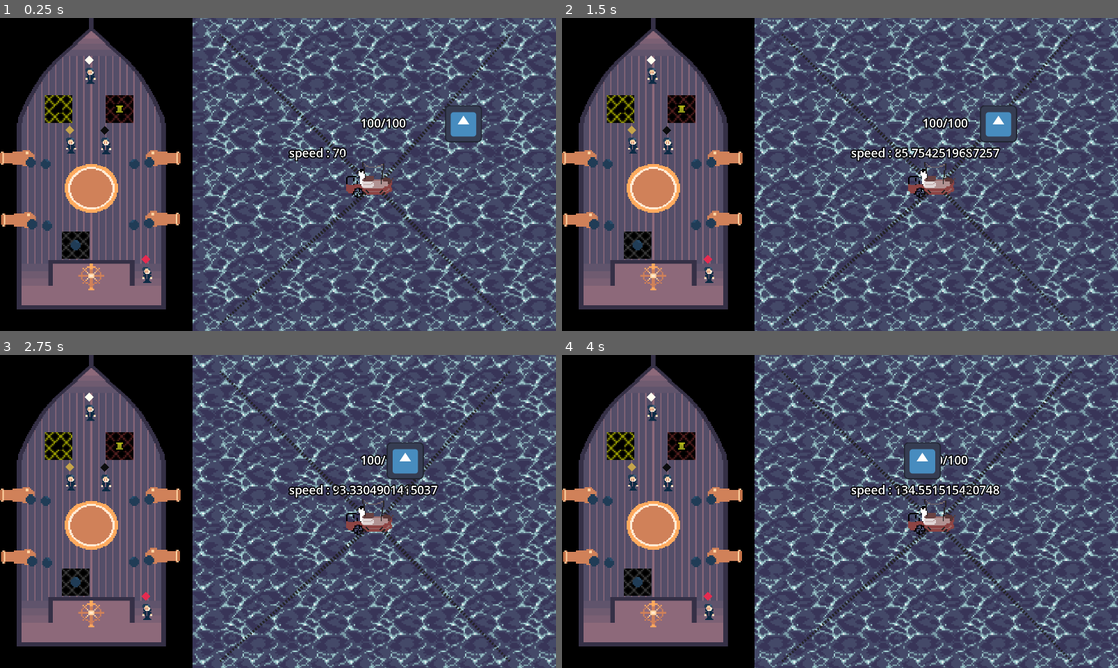
Above: before the commit, frames 1-4 (two rows, left to right).
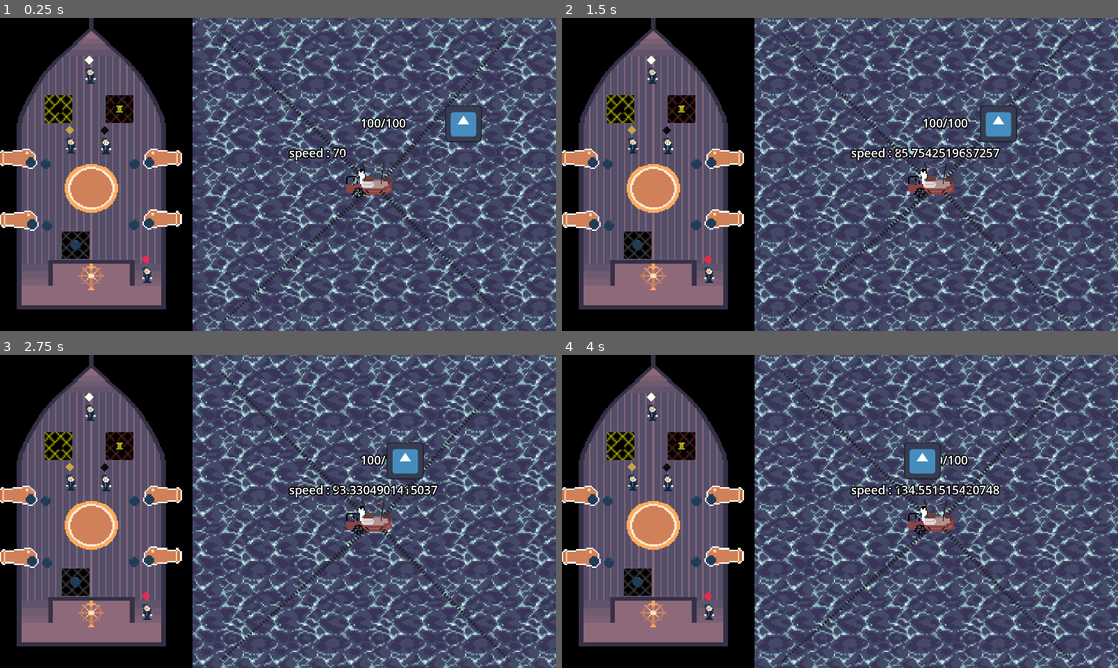
Above: after the commit, the same moments.

Repository: Maxenceoresteleandre/Jam-PSU-2024
Game: Godot game, scene res://scenes/world.tscn
The game is run twice, just before and just after one commit, with the same random seed, the same clock (stepped at 60 frames per second) and the same inputs. The engine's default icon, where the game draws it, is replaced by a stand-in: a white triangle on a blue panel in a dark square.
Inputs:
- Up to frame 1 (0.25 s): no input
- Up to frame 2 (1.5 s): hold Up (ui_up) 0.53-1.28 s; hold Down (ui_down) from 1.28 s (still down)
- Up to frame 3 (2.75 s): release Down (ui_down) at 2.03 s; hold Up (ui_up) from 2.03 s (still down)
- Up to frame 4 (4 s): release Up (ui_up) at 3.53 s; hold Down (ui_down) from 3.53 s (still down)

The runs differ from the first frame. In frame 1, 0.4% of the frame differs, in the area x 0-33%, y 41-68%; in frame 2, 0.4%; in frame 3, 0.4%; in frame 4, 0.4%.

Commit message:
fuck all

Diff:
--- a/jampsu2024/scenes/environment/interactible_objects/cannon.tscn
+++ b/jampsu2024/scenes/environment/interactible_objects/cannon.tscn
@@ -12,7 +12,7 @@
 resource_local_to_scene = true
 shader = ExtResource("2_bfv8o")
 shader_parameter/color = Color(1, 1, 1, 1)
-shader_parameter/width = 0.0
+shader_parameter/width = 1.0
 shader_parameter/pattern = 0
 shader_parameter/inside = false
 shader_parameter/add_margins = true
@@ -22,6 +22,7 @@
 turn_speed = 1.0
 left_side = true
 consume_resource_type = null
+consume_res_type = null
 freeze_movement = true
 
 [node name="CollisionShape2D" parent="." index="0"]
--- a/jampsu2024/script/interactible_resources.gd
+++ b/jampsu2024/script/interactible_resources.gd
@@ -4,8 +4,7 @@
 enum ResourceTypes {
 	Oil,
 	Cannonballs,
-	Coal,
-	NoRes
+	Coal
 }
 
 const COLLECTIBLE_PATH := preload("res://scenes/environment/interactible_objects/Collectible.tscn")
